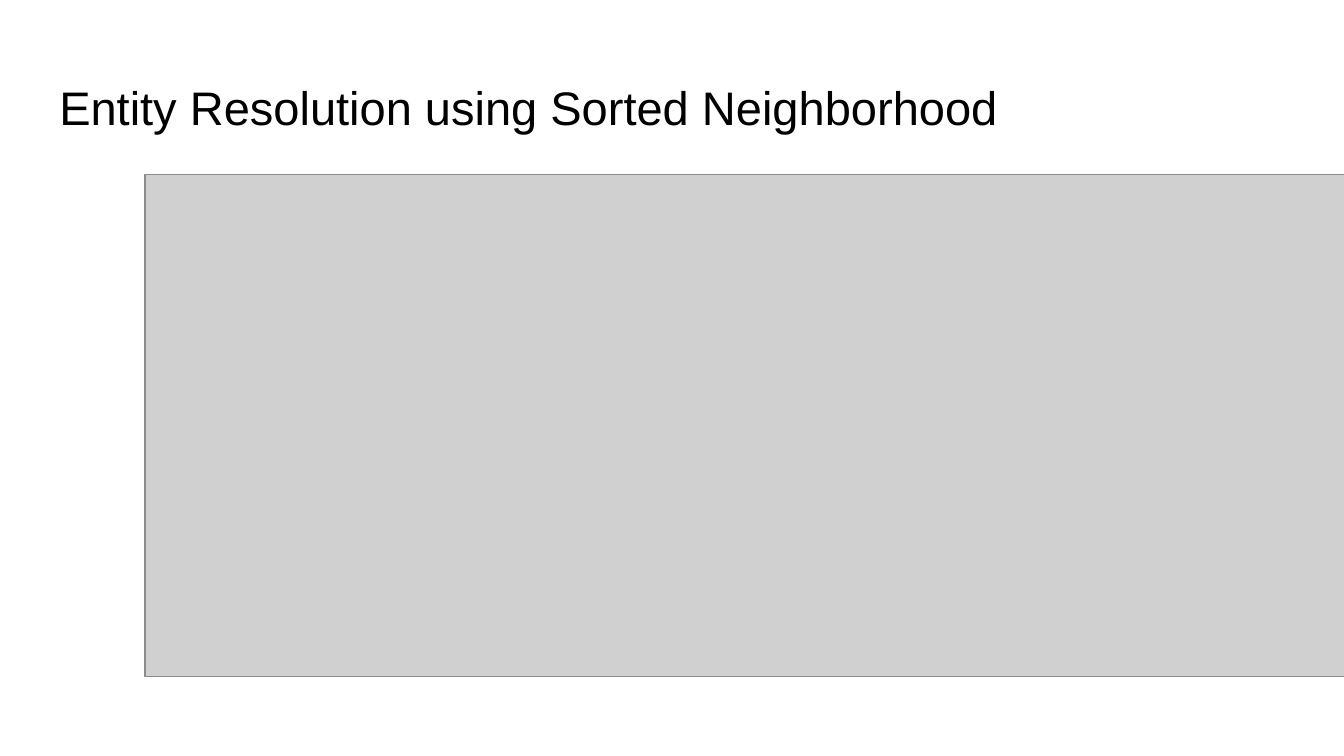
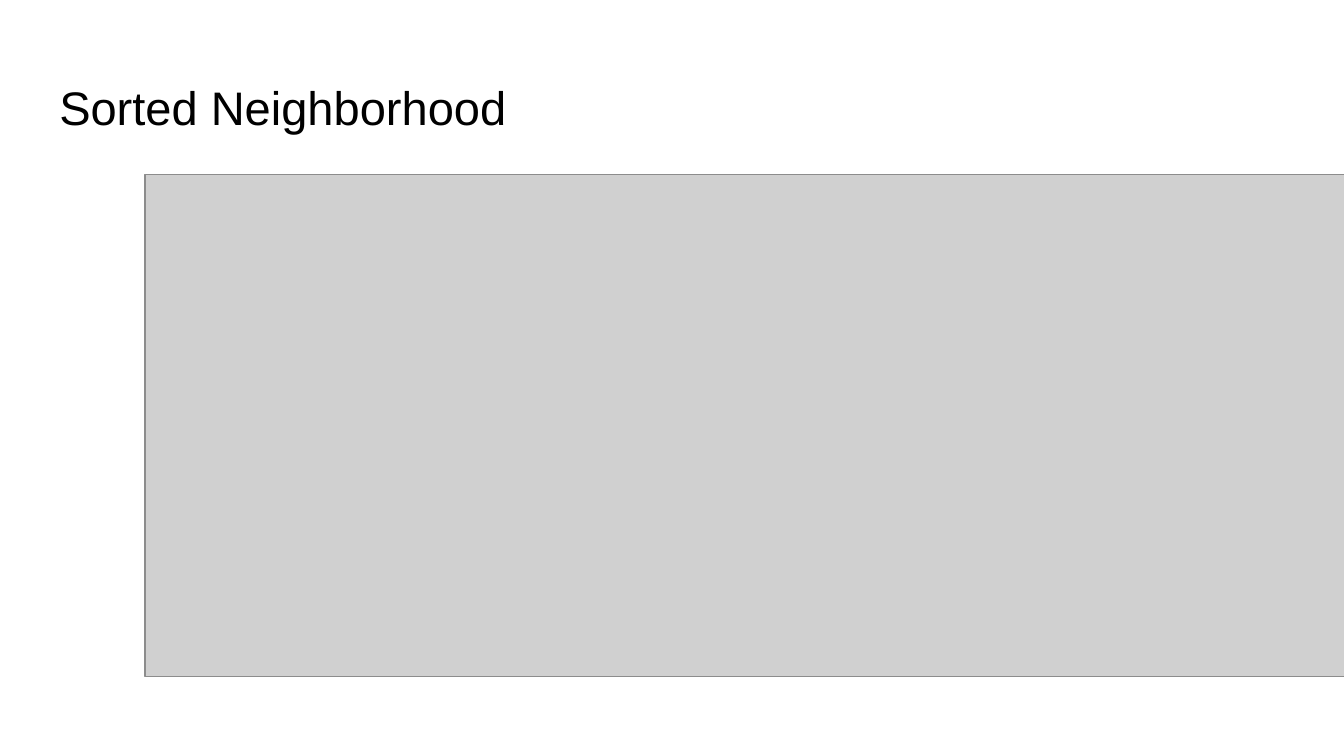
Before and after one commit to IITTeaching/cs520-f23-group-23, a slide deck: slide 12 of main-520-project/CS 520 Data Curation.pptx (slide 11 before the commit). Drawn at 1344x756 pixels with LibreOffice and Linux fonts; fonts in the diff are those of the drawing; grey boxes stand for pictures. Boxes give left, top, right and bottom in pixels: in the first picture for what was removed or moved away, otherwise in the second. Text is boxed around its words. In the diff, an @@ line names an element or a change of style, - is before the commit and + after.

```diff
--- a/main-520-project/CS 520 Data Curation.pptx
+++ b/main-520-project/CS 520 Data Curation.pptx
@@ title at box(59, 91, 506, 134): text changed @@
-Entity Resolution using Sorted Neighborhood
+Sorted Neighborhood
```
Also in this commit, not shown: 6 other slides changed, 4 slides added, 1 slide removed.
